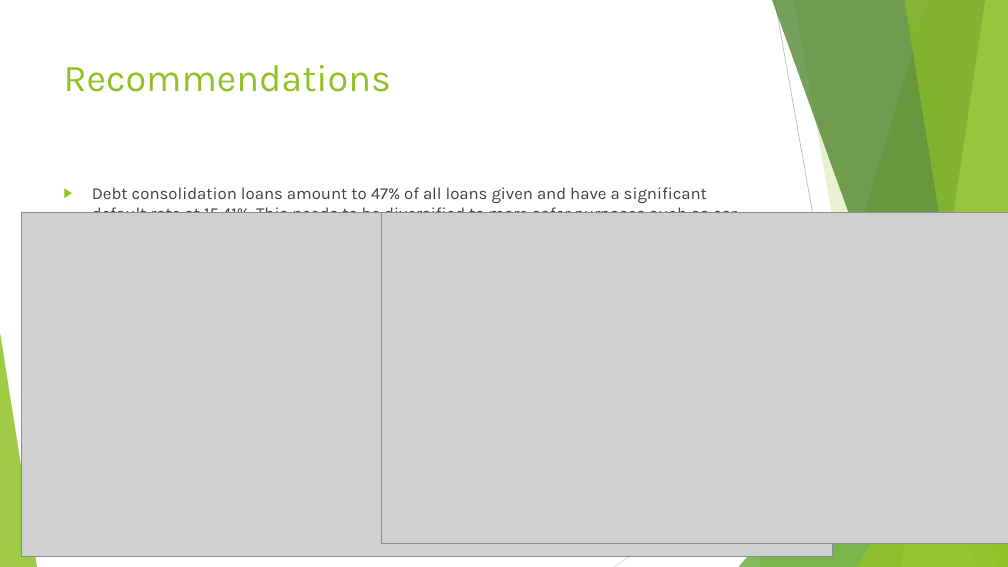
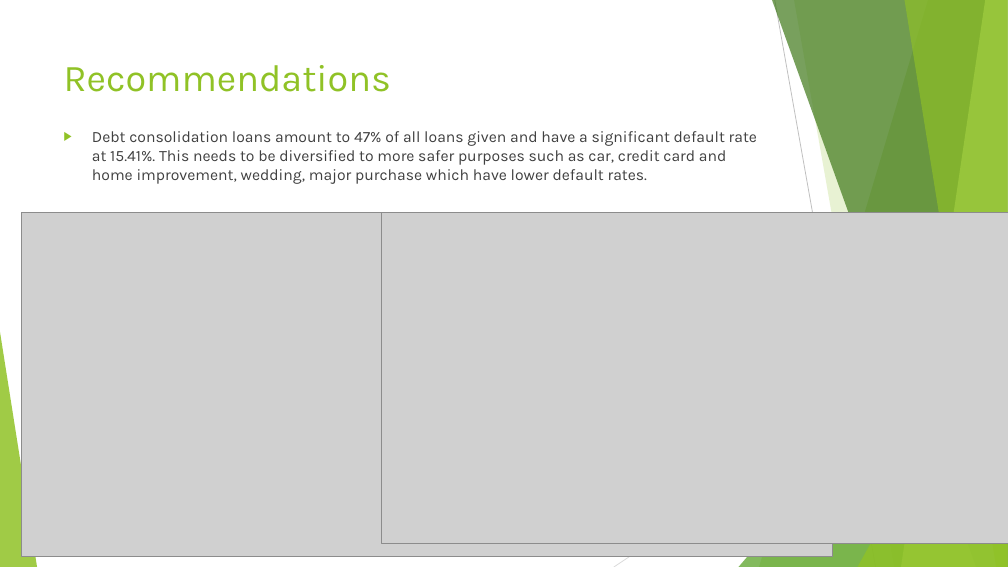
Before and after one commit to sivavaddadi/LendingClubCaseStudy, a slide deck: slide 10 of Lending_Club_Case_Study.pptx. Drawn at 1008x567 pixels with LibreOffice and Linux fonts; fonts in the diff are those of the drawing; grey boxes stand for pictures. Boxes give left, top, right and bottom in pixels: in the first picture for what was removed or moved away, otherwise in the second. Text is boxed around its words. In the diff, an @@ line names an element or a change of style, - is before the commit and + after.

```diff
--- a/Lending_Club_Case_Study.pptx
+++ b/Lending_Club_Case_Study.pptx
@@ text "Debt consolidation loans amount to ...": place and size @@
-text "Debt consolidation loans amount to ..." at bbox=[92, 187, 740, 244]
+text "Debt consolidation loans amount to ..." at bbox=[92, 131, 757, 184]
@@ text "Debt consolidation loans amount to ..." at bbox=[92, 131, 757, 184]: size 16 to 15 pt @@
```
Also in this commit, not shown: 13 other slides changed.
